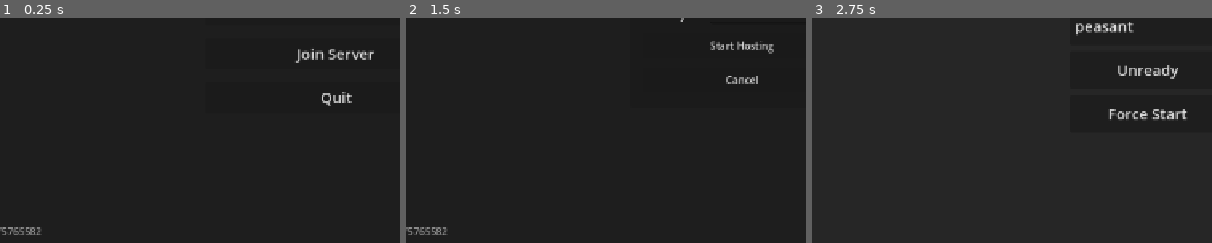
Above: before the commit, frames 1-3 (left to right).
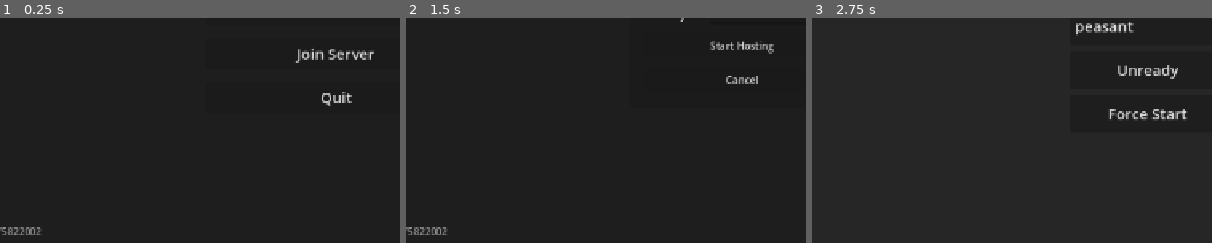
Above: after the commit, the same moments.

Repository: zakanater19/godot-roguetown
Game: Godot game, scene res://scenes/main_menu.tscn
Two runs of this game, one before a commit and one after it. Both use one fixed random seed, a clock stepped at 60 frames per second and the inputs below.
Inputs (mouse positions are % of the whole screen's width and height, from its top left):
- Up to frame 1 (0.25 s): no input
- Up to frame 2 (1.5 s): tap Enter at 0.5 s; move the mouse to (72, 45) at 0.52 s; hold D 0.53-1.25 s; hold Shift 0.53-1.25 s; click (72, 45) at 0.67 s; tap Space at 0.77 s; click "Host Server" at 1.25 s
- Up to frame 3 (2.75 s): click "Start Hosting" at 2 s
The pictures show only the part of the screen within x 8-58%, y 50-100%; the shares and areas given below are measured in that part.

The runs differ from the first frame. In frame 1, 0.1% of the frame differs, in the area x 2-9%, y 92-97%; in frame 2, 0.1%; in frame 3, nothing differs.

Commit message:
gravity and logic tweaks

Diff:
--- a/items/pickaxe.tres
+++ b/items/pickaxe.tres
@@ -9,9 +9,9 @@
 sprite_col = 0
 description = "a pickaxe, used for mining"
 slot = "waist"
-base_damage = 25
+base_damage = 20
 use_delay = 0.6
-weaponizable = false
+weaponizable = true
 tool_type = "pickaxe"
 too_large_for_satchel = true
 pickable = true
--- a/objects/tree_decor.gd
+++ b/objects/tree_decor.gd
@@ -31,3 +31,9 @@
 	var x: int = (cell_index % SHEET_COLUMNS) * CELL_SIZE
 	var y: int = floori(float(cell_index) / float(SHEET_COLUMNS)) * CELL_SIZE
 	return Rect2(x, y, CELL_SIZE, CELL_SIZE)
+
+func get_description() -> String:
+	return "tree leafs"
+
+func get_detailed_description() -> String:
+	return "tree leafs"
--- a/scripts/core/player.gd
+++ b/scripts/core/player.gd
@@ -184,6 +184,7 @@
 func _show_inspect_text(text: String, detailed_desc: String) -> void:         if inspect: inspect.show_inspect_text(text, detailed_desc)
 func _apply_action_cooldown(item: Node, is_attack: bool = false) -> void:     if backend: backend.apply_action_cooldown(item, is_attack)
 func _face_toward(world_pos: Vector2) -> void:                                 if backend: backend.face_toward(world_pos)
+func get_interaction_z_level() -> int:                                         return clampi(view_z_level, 1, 5)
 
 func _on_object_picked_up(object_node: Node) -> void:
 	if active_hand == grab_hand_idx: return
--- a/scripts/core/world.gd
+++ b/scripts/core/world.gd
@@ -606,14 +606,14 @@
 	objects.handle_rpc_drop_item_at(player_peer_id, item_id, tile, spread, hand_index)
 
 @rpc("any_peer", "call_remote", "reliable")
-func rpc_request_throw(item_id: String, hand_index: int, dir: Vector2, throw_range: int) -> void:
-	var sender_id = multiplayer.get_remote_sender_id()
-	if sender_id == 0: sender_id = multiplayer.get_unique_id()
-	objects.handle_rpc_request_throw(sender_id, item_id, hand_index, dir, throw_range)
-
-@rpc("authority", "call_local", "reliable")
-func rpc_confirm_throw(peer_id: int, item_id: String, hand_index: int, land_pixel: Vector2, land_z: int) -> void:
-	objects.handle_rpc_confirm_throw(peer_id, item_id, hand_index, land_pixel, land_z)
+func rpc_request_throw(item_id: String, hand_index: int, dir: Vector2, throw_range: int, interaction_z: int) -> void:
+	var sender_id = multiplayer.get_remote_sender_id()
+	if sender_id == 0: sender_id = multiplayer.get_unique_id()
+	objects.handle_rpc_request_throw(sender_id, item_id, hand_index, dir, throw_range, interaction_z)
+
+@rpc("authority", "call_local", "reliable")
+func rpc_confirm_throw(peer_id: int, item_id: String, hand_index: int, land_pixel: Vector2, travel_z: int, land_z: int) -> void:
+	objects.handle_rpc_confirm_throw(peer_id, item_id, hand_index, land_pixel, travel_z, land_z)
 
 @rpc("any_peer", "call_remote", "reliable")
 func rpc_send_chat(message: String) -> void:
--- a/scripts/net/game_version.gd
+++ b/scripts/net/game_version.gd
@@ -3,7 +3,7 @@
 
 ## Keep this for executable/binary level compatibility only. Runtime content,
 ## scenes, scripts, and maps are synced via the server bundle hash below.
-const APP_VERSION: String = "1775765582"
+const APP_VERSION: String = "1775822002"
 
 ## Directories that still support lightweight resource diffs as a fallback when
 ## talking to older servers. Full bundle sync does not depend on this list.
--- a/scripts/player/playeraction.gd
+++ b/scripts/player/playeraction.gd
@@ -70,6 +70,7 @@
 	var dist_vec: Vector2i = (mouse_tile - player.tile_pos).abs()
 	var dist: float = float(max(dist_vec.x, dist_vec.y))
 	var throw_range: int = int(clamp(dist, 1.0, float(player.THROW_TILES)))
+	var interaction_z: int = player.get_interaction_z_level()
 
 	var dir: Vector2 = (mouse_world_pos - player.pixel_pos).normalized()
 	if dir == Vector2.ZERO:
@@ -85,9 +86,9 @@
 		player._throw_label.visible = false
 
 	if player.multiplayer.is_server():
-		World.rpc_request_throw(obj_id, player.active_hand, dir, throw_range)
-	else:
-		World.rpc_request_throw.rpc_id(1, obj_id, player.active_hand, dir, throw_range)
+		World.rpc_request_throw(obj_id, player.active_hand, dir, throw_range, interaction_z)
+	else:
+		World.rpc_request_throw.rpc_id(1, obj_id, player.active_hand, dir, throw_range, interaction_z)
 
 func interact_held_object() -> void:
 	if player.hands[player.active_hand] != null:
@@ -115,8 +116,10 @@
 	var held_item = player.hands[player.active_hand]
 	var is_sword := Defs.is_tool_sword(held_item)
 	var is_clothing := false
+	var is_weaponizable := false
 	if held_item != null:
 		is_clothing = held_item.get("slot") != null and held_item.get("slot") != ""
+		is_weaponizable = held_item.get("weaponizable") == true
 
 	var can_attack := false
 	if held_item == null:
@@ -124,7 +127,7 @@
 	elif is_sword:
 		can_attack = true
 	else:
-		can_attack = (player.intent == Defs.INTENT_HARM and not is_clothing)
+		can_attack = (player.intent == Defs.INTENT_HARM and (is_weaponizable or not is_clothing))
 
 	var source_id = tm.get_cell_source_id(target_tile)
 	var atlas_coords = tm.get_cell_atlas_coords(target_tile)
--- a/scripts/player/playerinspect.gd
+++ b/scripts/player/playerinspect.gd
@@ -94,24 +94,26 @@
 func inspect_at(world_pos: Vector2) -> void:
 	var target_tile := Vector2i(int(world_pos.x / World.TILE_SIZE), int(world_pos.y / World.TILE_SIZE))
 	var viewer_is_ghost: bool = player.get("is_ghost") == true
-
-	if target_tile == player.tile_pos:
+	var interaction_z: int = _get_interaction_z_level()
+
+	if interaction_z == player.z_level and target_tile == player.tile_pos:
 		show_inspect_text(get_description(), get_detailed_description())
 		return
 
-	for i in range(2):
-		var held = player.hands[i]
-		if held == null or not is_instance_valid(held): continue
-		var hand_tile := Vector2i(int(held.global_position.x / World.TILE_SIZE), int(held.global_position.y / World.TILE_SIZE))
-		if hand_tile == target_tile:
-			var hand_label := " (in right hand)" if i == 0 else " (in left hand)"
-			var desc = held.get_description() if held.has_method("get_description") else (held.get("item_type") if held.get("item_type") != null else held.name.get_slice("@", 0))
-			show_inspect_text(desc + hand_label, "")
-			return
+	if interaction_z == player.z_level:
+		for i in range(2):
+			var held = player.hands[i]
+			if held == null or not is_instance_valid(held): continue
+			var hand_tile := Vector2i(int(held.global_position.x / World.TILE_SIZE), int(held.global_position.y / World.TILE_SIZE))
+			if hand_tile == target_tile:
+				var hand_label := " (in right hand)" if i == 0 else " (in left hand)"
+				var desc = held.get_description() if held.has_method("get_description") else (held.get("item_type") if held.get("item_type") != null else held.name.get_slice("@", 0))
+				show_inspect_text(desc + hand_label, "")
+				return
 
 	var best_npc:  Node  = null
 	var best_dist: float = INF
-	for obj in World.get_entities_at_tile(target_tile, player.z_level, 0, true):
+	for obj in World.get_entities_at_tile(target_tile, interaction_z, 0, true):
 		if obj.get("is_ghost") == true and not viewer_is_ghost:
 			continue
 		var d: float = (world_pos - player.global_position).length()
@@ -150,7 +152,7 @@
 		var best: Node = null
 		best_dist = INF
 		for obj in player.get_tree().get_nodes_in_group(group):
-			if obj.get("z_level") != null and obj.z_level != player.z_level: continue
+			if obj.get("z_level") != null and obj.z_level != interaction_z: continue
 			if group == "pickable" and (player.hands[0] == obj or player.hands[1] == obj): continue
 			var col := obj.get_node_or_null("CollisionShape2D")
 			if col != null and col.shape is RectangleShape2D:
@@ -171,9 +173,16 @@
 				show_inspect_text(short_desc, detailed_desc)
 			return
 
+	var leaf_decor: Node = _find_leaf_decor_at(target_tile, interaction_z)
+	if leaf_decor != null and leaf_decor.has_method("get_description"):
+		var short_desc: String = leaf_decor.get_description()
+		var detailed_desc: String = leaf_decor.get_detailed_description() if leaf_decor.has_method("get_detailed_description") else ""
+		show_inspect_text(short_desc, detailed_desc)
+		return
+
 	var source_id:    int      = -1
 	var atlas_coords: Vector2i = Vector2i(-1, -1)
-	var tm = World.get_tilemap(player.z_level)
+	var tm = World.get_tilemap(interaction_z)
 	if tm != null:
 		source_id    = tm.get_cell_source_id(target_tile)
 		atlas_coords = tm.get_cell_atlas_coords(target_tile)
@@ -182,3 +191,22 @@
 func show_inspect_text(text: String, detailed_desc: String) -> void:
 	var log_msg = detailed_desc if detailed_desc != "" else text
 	Sidebar.add_message(log_msg)
+
+func _find_leaf_decor_at(target_tile: Vector2i, interaction_z: int) -> Node:
+	for leaf in player.get_tree().get_nodes_in_group("leaf_canopy"):
+		if leaf == null or not is_instance_valid(leaf):
+			continue
+		if leaf.get("z_level") != null and int(leaf.get("z_level")) != interaction_z:
+			continue
+		var leaf_tile := Vector2i(int(leaf.global_position.x / World.TILE_SIZE), int(leaf.global_position.y / World.TILE_SIZE))
+		if leaf_tile == target_tile:
+			return leaf
+	return null
+
+func _get_interaction_z_level() -> int:
+	if player.has_method("get_interaction_z_level"):
+		return int(player.get_interaction_z_level())
+	var view_z: int = player.z_level
+	if "view_z_level" in player:
+		view_z = int(player.get("view_z_level"))
+	return clampi(view_z, 1, 5)
--- a/scripts/world/objects/world_items.gd
+++ b/scripts/world/objects/world_items.gd
@@ -243,7 +243,7 @@
 
 # ── Throw ─────────────────────────────────────────────────────────────────────
 
-func handle_rpc_request_throw(sender_id: int, item_id: String, hand_index: int, dir: Vector2, throw_range: int) -> void:
+func handle_rpc_request_throw(sender_id: int, item_id: String, hand_index: int, dir: Vector2, throw_range: int, interaction_z: int) -> void:
 	if not world.multiplayer.is_server() or not Defs.is_valid_hand_index(hand_index): return
 	var player: Node2D = world.utils.find_player_by_peer(sender_id) as Node2D
 	if not world.utils.can_player_interact(player): return
@@ -252,12 +252,14 @@
 	if player.body != null and player.body.is_arm_broken(hand_index): return
 	if not world.utils.server_check_action_cooldown(player, true): return
 	var safe_range = int(clamp(throw_range, 1, player.THROW_TILES))
-	var land_tile = world.utils.cast_throw(player.tile_pos, player.pixel_pos, player.z_level, dir, safe_range)
-	var land_z = world.calculate_gravity_z(land_tile, player.z_level)
+	var requested_z := clampi(interaction_z, player.z_level, min(player.z_level + 1, 5))
+	var land_tile = world.utils.cast_throw(player.tile_pos, player.pixel_pos, requested_z, dir, safe_range)
+	var travel_z = requested_z
+	var land_z = world.calculate_gravity_z(land_tile, travel_z)
 	var land_pixel = world.utils.tile_to_pixel(land_tile)
-	world.rpc_confirm_throw.rpc(sender_id, item_id, hand_index, land_pixel, land_z)
-
-func handle_rpc_confirm_throw(peer_id: int, item_id: String, hand_index: int, land_pixel: Vector2, land_z: int) -> void:
+	world.rpc_confirm_throw.rpc(sender_id, item_id, hand_index, land_pixel, travel_z, land_z)
+
+func handle_rpc_confirm_throw(peer_id: int, item_id: String, hand_index: int, land_pixel: Vector2, travel_z: int, land_z: int) -> void:
 	var player: Node2D = world.utils.find_player_by_peer(peer_id) as Node2D
 	var obj    = world.get_entity(item_id)
 	if player == null or obj == null: return
@@ -265,8 +267,8 @@
 	if player._is_local_authority():
 		player._is_throwing = true
 		player._update_hands_ui()
-	var z_lvl = player.z_level
-	obj.z_index = Defs.get_z_index(z_lvl, 7)
+	obj.set("z_level", travel_z)
+	obj.z_index = Defs.get_z_index(travel_z, 7)
 	var sprite: Node = obj.get_node_or_null("Sprite2D")
 	if sprite != null:
 		sprite.rotation_degrees = 0.0
@@ -288,8 +290,8 @@
 			var dmg = player._get_weapon_damage(obj) if player else 0
 			var attacker_p    := world.utils.find_player_by_peer(peer_id) as Node2D
 			var src_tile: Vector2i = attacker_p.tile_pos if attacker_p != null else land_tile_check
-			var hit_results = world.combat.deal_damage_at_tile(land_tile_check, land_z, dmg, peer_id, false)
-			var throw_targets = world.utils.get_entities_at_tile(land_tile_check, land_z, peer_id)
+			var hit_results = world.combat.deal_damage_at_tile(land_tile_check, travel_z, dmg, peer_id, false)
+			var throw_targets = world.utils.get_entities_at_tile(land_tile_check, travel_z, peer_id)
 			for entity in throw_targets:
 				if world.utils.is_ghost(entity):
 					continue
@@ -298,5 +300,5 @@
 				elif entity.has_method("receive_damage"): target_name = entity.name.get_slice("@", 0)
 				if target_name != "":
 					var roll = hit_results.get(entity, {"damage": dmg, "blocked": false})
-					world.rpc_broadcast_damage_log.rpc(attacker_p.character_name if attacker_p else "Unknown", target_name, roll.damage, src_tile, land_z, roll.blocked, false, "", roll.get("block_type", ""))
+					world.rpc_broadcast_damage_log.rpc(attacker_p.character_name if attacker_p else "Unknown", target_name, roll.damage, src_tile, travel_z, roll.blocked, false, "", roll.get("block_type", ""))
 	)
--- a/scripts/world/world_objects.gd
+++ b/scripts/world/world_objects.gd
@@ -75,8 +75,8 @@
 func handle_rpc_confirm_pickup(peer_id: int, item_id: String, hand_index: int) -> void:                                                   items.handle_rpc_confirm_pickup(peer_id, item_id, hand_index)
 func handle_rpc_request_drop(sender_id: int, item_id: String, tile: Vector2i, spread: float, hand_index: int) -> void:                    items.handle_rpc_request_drop(sender_id, item_id, tile, spread, hand_index)
 func handle_rpc_drop_item_at(player_peer_id: int, item_id: String, tile: Vector2i, spread: float, hand_index: int) -> void:               items.handle_rpc_drop_item_at(player_peer_id, item_id, tile, spread, hand_index)
-func handle_rpc_request_throw(sender_id: int, item_id: String, hand_index: int, dir: Vector2, throw_range: int) -> void:                  items.handle_rpc_request_throw(sender_id, item_id, hand_index, dir, throw_range)
-func handle_rpc_confirm_throw(peer_id: int, item_id: String, hand_index: int, land_pixel: Vector2, land_z: int) -> void:                  items.handle_rpc_confirm_throw(peer_id, item_id, hand_index, land_pixel, land_z)
+func handle_rpc_request_throw(sender_id: int, item_id: String, hand_index: int, dir: Vector2, throw_range: int, interaction_z: int) -> void: items.handle_rpc_request_throw(sender_id, item_id, hand_index, dir, throw_range, interaction_z)
+func handle_rpc_confirm_throw(peer_id: int, item_id: String, hand_index: int, land_pixel: Vector2, travel_z: int, land_z: int) -> void:   items.handle_rpc_confirm_throw(peer_id, item_id, hand_index, land_pixel, travel_z, land_z)
 
 # ── Coins ─────────────────────────────────────────────────────────────────────
 func handle_rpc_request_split_coins(sender_id: int, from_hand: int, to_hand: int, split_amount: int) -> void:                             coins.handle_rpc_request_split_coins(sender_id, from_hand, to_hand, split_amount)
